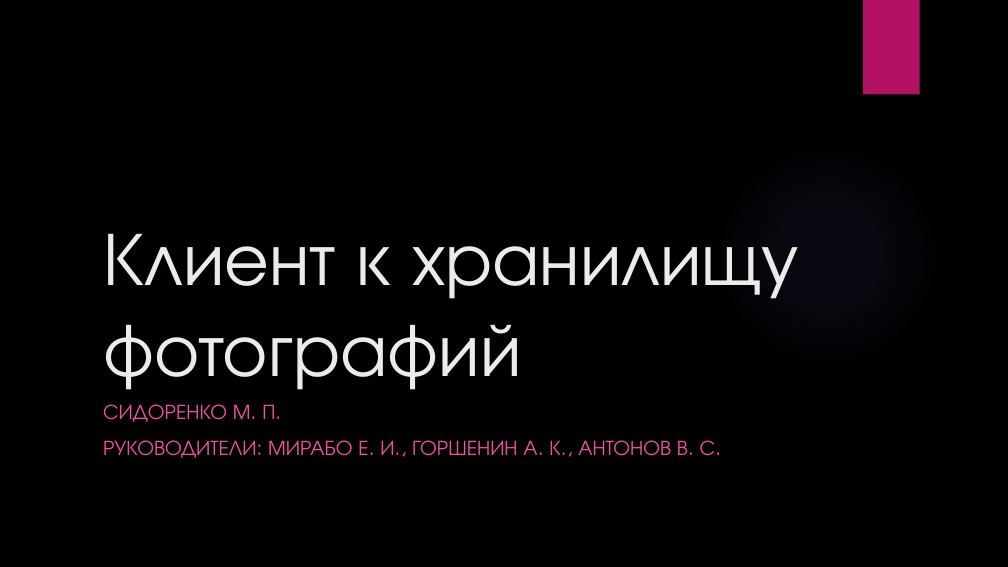
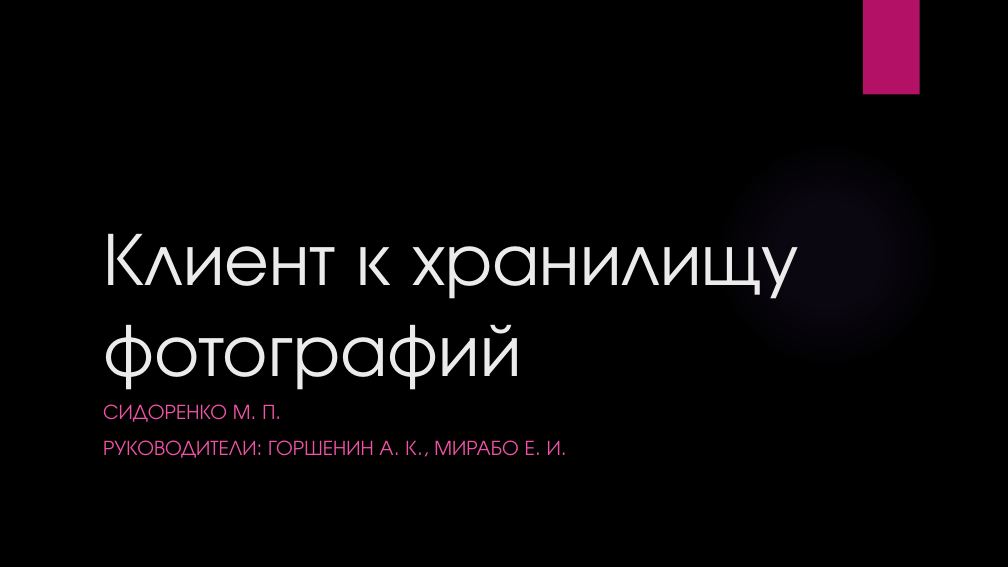
Before and after one commit to SGmuwa/ScrTilla, a slide deck: slide 1 of Отчёты/Клиент к хранилищу фотографий.pptx. Drawn at 1008x567 pixels with LibreOffice and Linux fonts; fonts in the diff are those of the drawing; background and template pictures are left out. Boxes give left, top, right and bottom in pixels: in the first picture for what was removed or moved away, otherwise in the second. Text is boxed around its words. In the diff, an @@ line names an element or a change of style, - is before the commit and + after.

```diff
--- a/Отчёты/Клиент к хранилищу фотографий.pptx
+++ b/Отчёты/Клиент к хранилищу фотографий.pptx
@@ subtitle at box(103, 440, 561, 458): text changed @@
-РУКОВОДИТЕЛИ: МИРАБО Е. И., ГОРШЕНИН А. К., АНТОНОВ В. С.
+РУКОВОДИТЕЛИ: ГОРШЕНИН А. К., МИРАБО Е. И.
```
Also in this commit, not shown: 1 slide added, 1 other file.
